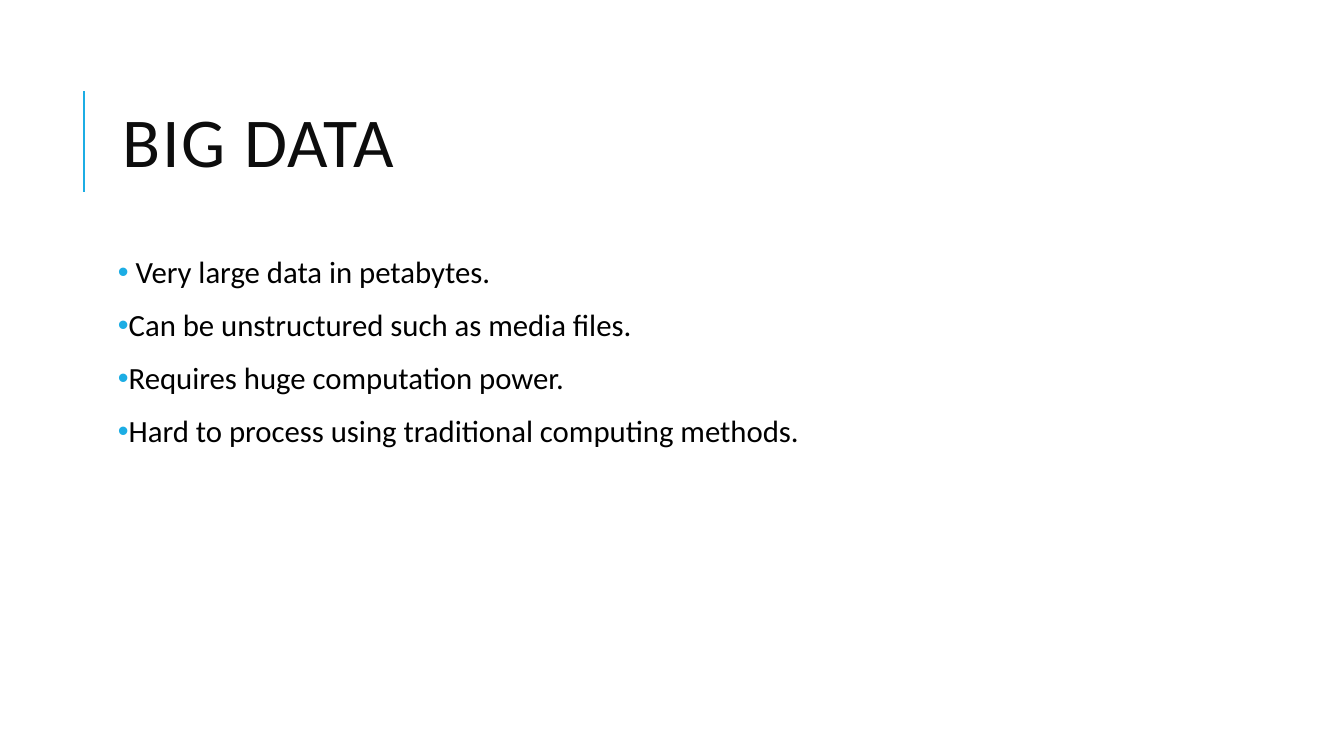
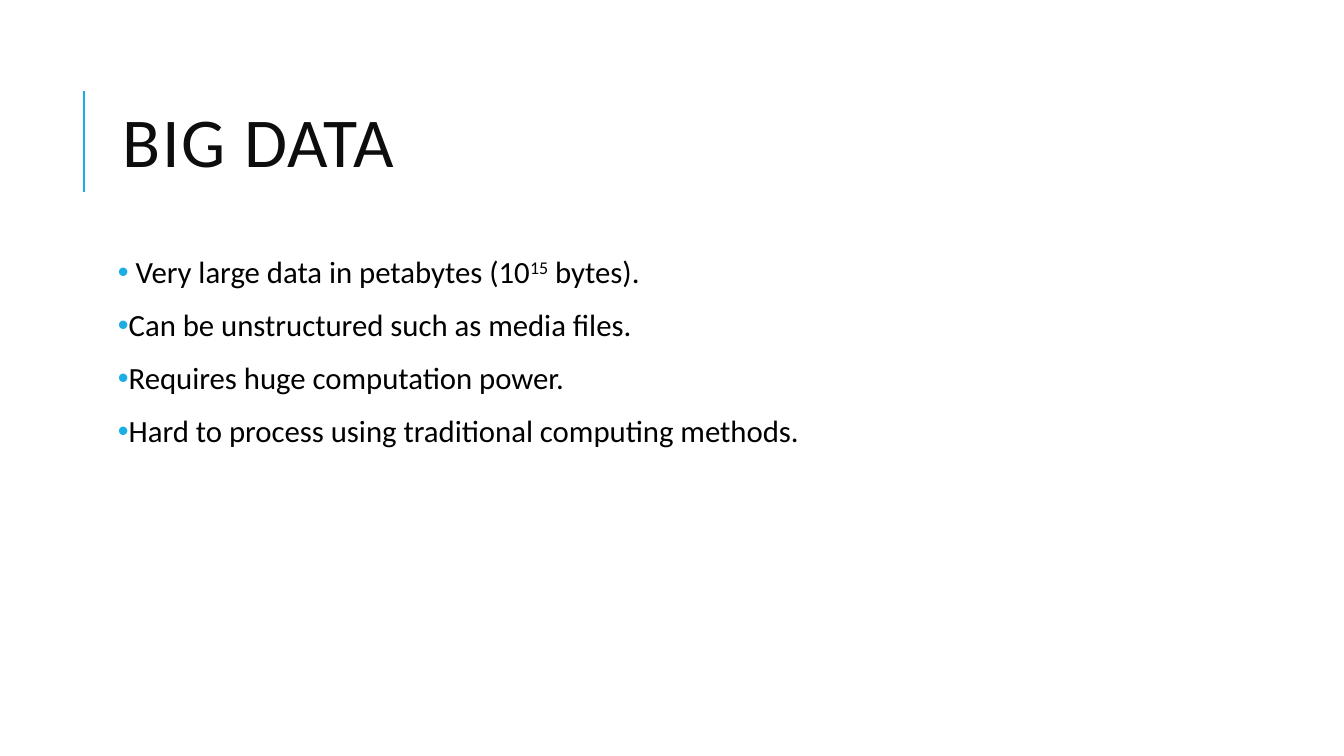
Before and after one commit to dsjili/eecs4314, a slide deck: slide 1 of assignment1_compiled.pptx. Drawn at 1344x756 pixels with LibreOffice and Linux fonts; fonts in the diff are those of the drawing. Boxes give left, top, right and bottom in pixels: in the first picture for what was removed or moved away, otherwise in the second. Text is boxed around its words. In the diff, an @@ line names an element or a change of style, - is before the commit and + after.

```diff
--- a/assignment1_compiled.pptx
+++ b/assignment1_compiled.pptx
@@ text at (136,260,639,289): text changed @@
-• Very large data in petabytes.
+• Very large data in petabytes (1015 bytes).
```
Also in this commit, not shown: 8 other slides changed, 1 other file.
